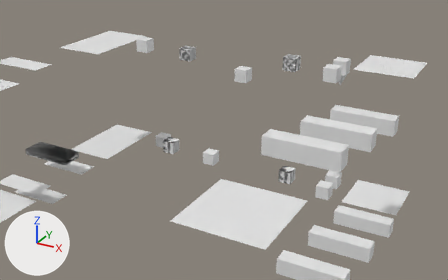
The Blender file godotproject/resources/levels/level1/level1.blend, before and after one commit.
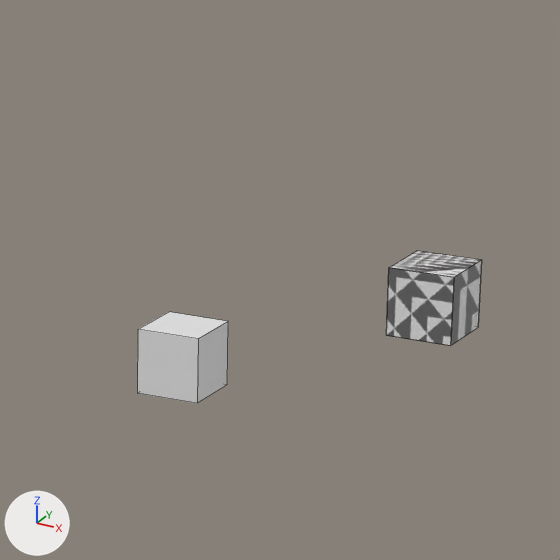
Each version is shown from a camera (50 mm lens) standing at (66.3, -33.7, 34.6) and looking at (23.8, 43.5, -4.0), then close up on the part from 46% to 71% of the width and 2% to 41% of the height. Every picture has the same lights, and +X, +Y and +Z are marked at lower left. The close-ups show mesh edges as thin lines.

In view in the first close-up: 'parallel2'.
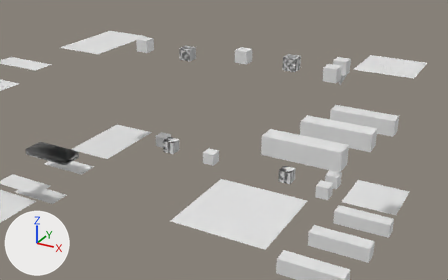
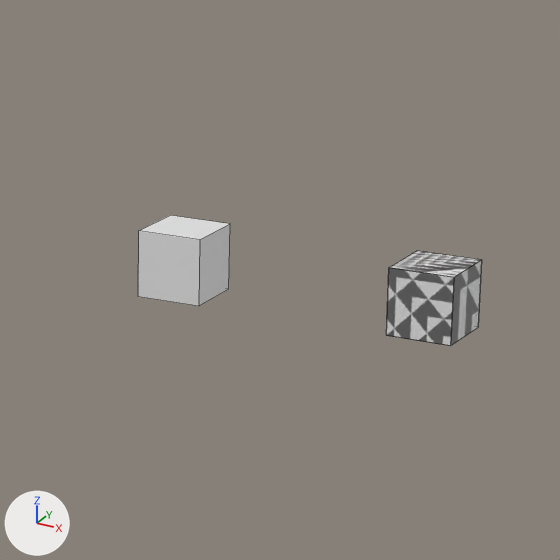
Commit message: all levels playable

The edits, one by one:
me_plane_007 has 97 vertices, 81 faces and spans x -3.0..4.0, y 0.2..34.2, z -1.0..4.0.
me_plane_007 is used by ob_parallel2; location (6.0, 49.0, 8.0); rotation (0.0, 3.142, -1.571), in degrees (0, 180, -90).
me_plane_007 part 1: the loose piece of 8 vertices spanning x -1.0..1.0, y 17.2..19.2, z 2.0..4.0 is moved by (0.0, 0.0, -3.0).

Pixel boxes (x1, y1, x2, y2) of what changed, in the close-ups (560 x 560 px; the box of a moved part takes in the faces that stretch with it):
'parallel2', reshaped: before (138, 251, 481, 403); after (138, 215, 481, 346)
part 1 of me_plane_007, moved or reshaped: before (138, 312, 228, 403); after (138, 215, 230, 306)
